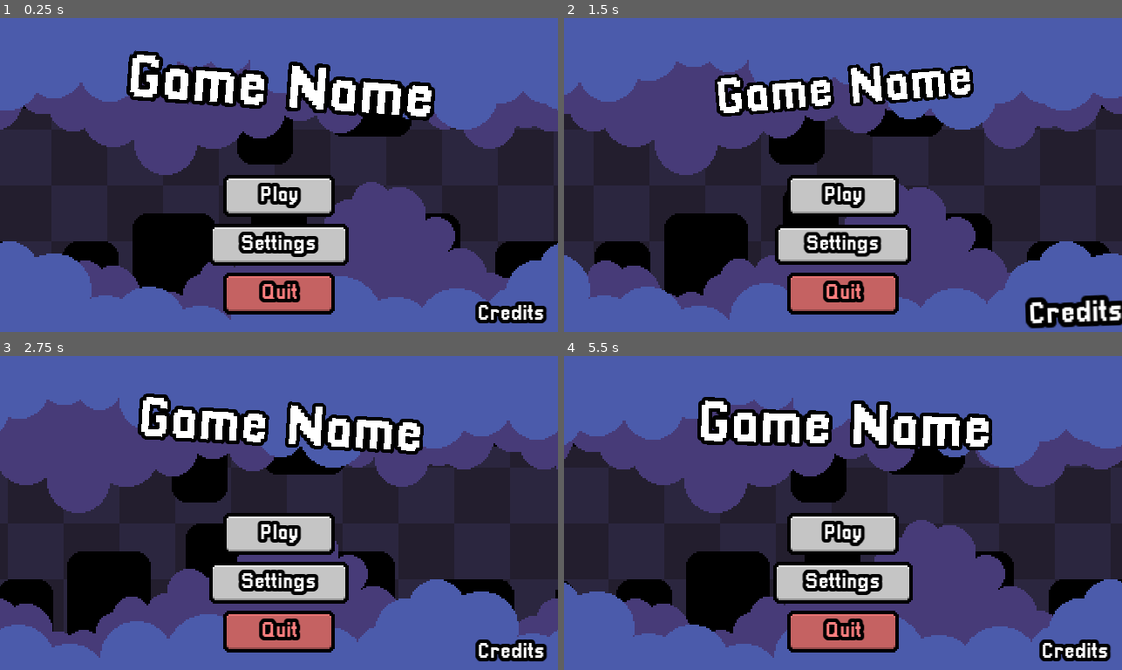
Above: before the commit, frames 1-4 (two rows, left to right).
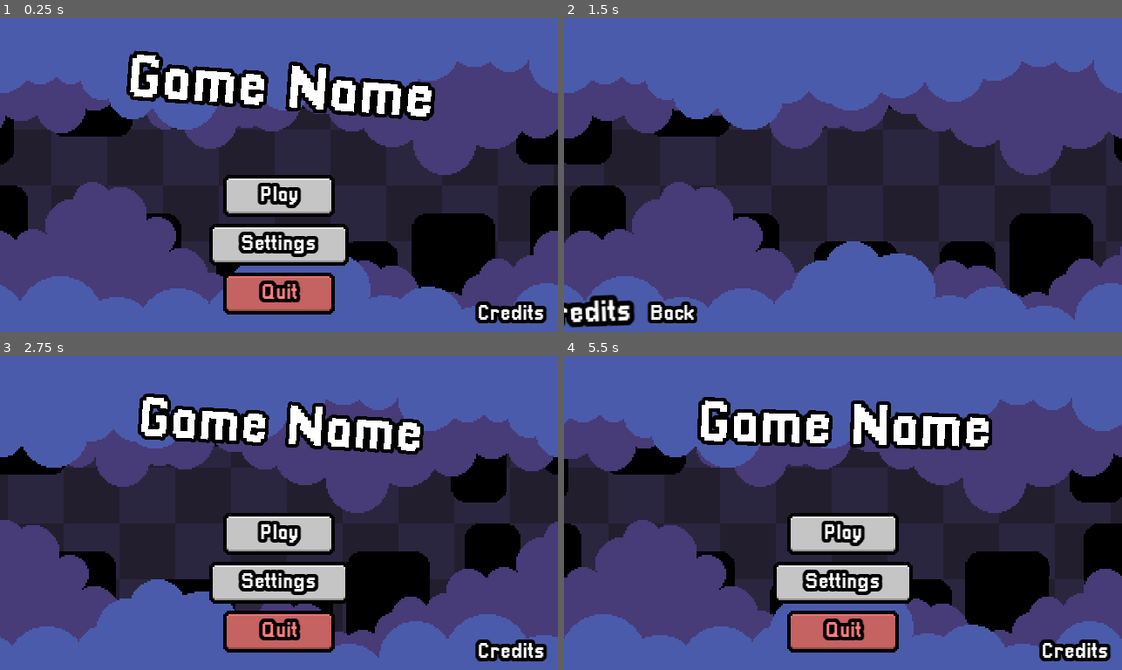
Above: after the commit, the same moments.

Repository: tossudev/godot-main-menu
Game: Godot game, scene res://scenes/main_menu.tscn
The game is run twice, just before and just after one commit, with the same random seed, the same clock (stepped at 60 frames per second) and the same inputs.
Inputs (mouse positions are in pixels of both pictures, inside the frame that each line leads up to):
- Up to frame 1 (0.25 s): no input
- Up to frame 2 (1.5 s): click (843, 244) at 0.5 s; click (1071, 313) at 1.25 s
- Up to frame 3 (2.75 s): click (44, 651) at 2.02 s
- Up to frame 4 (5.5 s): click (843, 534) at 2.75 s; click (843, 534) at 3.5 s; click (843, 534) at 4.25 s; move the mouse to (965, 497) at 5.02 s

The runs differ from the first frame. In frame 1, 33% of the frame differs, in the area x 0-100%, y 13-97%; in frame 2, 50%, in the area x 0-100%, y 13-99%; in frame 3, 33%; in frame 4, 33%.

Commit message:
Simplified menu scripts, added camera transition

Diff:
--- a/scenes/main_menu.tscn
+++ b/scenes/main_menu.tscn
@@ -1,16 +1,17 @@
 [gd_scene load_steps=10 format=3 uid="uid://w8fhk5w0x1xg"]
 
+[ext_resource type="Script" path="res://scripts/main_menu/main_menu.gd" id="1_ek0oj"]
 [ext_resource type="Script" path="res://scripts/main_menu/background.gd" id="1_u6nw0"]
 [ext_resource type="Texture2D" uid="uid://dys5n8g4utvmp" path="res://assets/textures/background/background_l1.png" id="2_bdgrh"]
 [ext_resource type="Texture2D" uid="uid://bekf6ys7nbiu4" path="res://assets/textures/background/background_l2.png" id="3_dtnan"]
 [ext_resource type="Texture2D" uid="uid://bbmry1cv12he" path="res://assets/textures/background/background_l3.png" id="4_xuvvs"]
 [ext_resource type="Texture2D" uid="uid://cnynn1ddcmt1y" path="res://assets/textures/background/background_l4.png" id="5_vjsx6"]
-[ext_resource type="Script" path="res://scripts/main_menu/menu_main.gd" id="6_e7uhl"]
 [ext_resource type="Texture2D" uid="uid://bgxgcipyxn5ct" path="res://assets/textures/ui/ninepatch.png" id="6_rq5mk"]
 [ext_resource type="FontFile" uid="uid://ceksqams405ke" path="res://assets/font/Pixellari.ttf" id="7_k8eq1"]
 [ext_resource type="Script" path="res://scripts/main_menu/animation_controller.gd" id="8_6ois2"]
 
 [node name="Menu" type="Node2D"]
+script = ExtResource("1_ek0oj")
 
 [node name="Background" type="Node2D" parent="."]
 script = ExtResource("1_u6nw0")
@@ -20,35 +21,36 @@
 texture_repeat = 2
 texture = ExtResource("2_bdgrh")
 region_enabled = true
-region_rect = Rect2(0, 0, 960, 180)
+region_rect = Rect2(0, 0, 1920, 540)
 
 [node name="Layer2" type="Sprite2D" parent="Background"]
 texture_filter = 1
 texture_repeat = 2
 texture = ExtResource("3_dtnan")
 region_enabled = true
-region_rect = Rect2(0, 0, 960, 180)
+region_rect = Rect2(0, 0, 1920, 540)
 
 [node name="Layer3" type="Sprite2D" parent="Background"]
 texture_filter = 1
 texture_repeat = 2
 texture = ExtResource("4_xuvvs")
 region_enabled = true
-region_rect = Rect2(0, 0, 960, 180)
+region_rect = Rect2(0, 0, 1920, 540)
 
 [node name="Layer4" type="Sprite2D" parent="Background"]
 texture_filter = 1
 texture_repeat = 2
 texture = ExtResource("5_vjsx6")
 region_enabled = true
-region_rect = Rect2(0, 0, 960, 180)
+region_rect = Rect2(0, 0, 1920, 540)
 
 [node name="Camera" type="Camera2D" parent="."]
 
-[node name="Main" type="Node2D" parent="."]
-script = ExtResource("6_e7uhl")
-
-[node name="Title" type="Label" parent="Main"]
+[node name="Menus" type="Node2D" parent="."]
+
+[node name="Main" type="Node2D" parent="Menus"]
+
+[node name="Title" type="Label" parent="Menus/Main"]
 texture_filter = 1
 offset_left = -128.0
 offset_top = -72.0
@@ -63,7 +65,7 @@
 horizontal_alignment = 1
 vertical_alignment = 1
 
-[node name="Buttons" type="Control" parent="Main"]
+[node name="Buttons" type="Control" parent="Menus/Main"]
 layout_mode = 3
 anchors_preset = 0
 offset_left = -64.0
@@ -71,7 +73,7 @@
 offset_right = 64.0
 offset_bottom = 88.0
 
-[node name="ButtonPlay" type="Button" parent="Main/Buttons" groups=["buttons"]]
+[node name="ButtonPlay" type="Button" parent="Menus/Main/Buttons" groups=["buttons"]]
 self_modulate = Color(1, 1, 1, 0)
 layout_mode = 2
 offset_left = 32.0
@@ -79,13 +81,13 @@
 offset_right = 96.0
 offset_bottom = 32.0
 
-[node name="Contents" type="Control" parent="Main/Buttons/ButtonPlay"]
-anchors_preset = 0
-offset_right = 64.0
-offset_bottom = 24.0
-mouse_filter = 2
-
-[node name="Background" type="NinePatchRect" parent="Main/Buttons/ButtonPlay/Contents"]
+[node name="Contents" type="Control" parent="Menus/Main/Buttons/ButtonPlay"]
+anchors_preset = 0
+offset_right = 64.0
+offset_bottom = 24.0
+mouse_filter = 2
+
+[node name="Background" type="NinePatchRect" parent="Menus/Main/Buttons/ButtonPlay/Contents"]
 self_modulate = Color(0.9, 0.9, 0.9, 1)
 texture_filter = 1
 layout_mode = 0
@@ -97,7 +99,7 @@
 patch_margin_right = 4
 patch_margin_bottom = 4
 
-[node name="Text" type="Label" parent="Main/Buttons/ButtonPlay/Contents"]
+[node name="Text" type="Label" parent="Menus/Main/Buttons/ButtonPlay/Contents"]
 layout_mode = 0
 offset_right = 64.0
 offset_bottom = 24.0
@@ -109,7 +111,7 @@
 horizontal_alignment = 1
 vertical_alignment = 1
 
-[node name="ButtonSettings" type="Button" parent="Main/Buttons" groups=["buttons"]]
+[node name="ButtonSettings" type="Button" parent="Menus/Main/Buttons" groups=["buttons"]]
 self_modulate = Color(1, 1, 1, 0)
 layout_mode = 2
 offset_left = 24.0
@@ -117,13 +119,13 @@
 offset_right = 104.0
 offset_bottom = 60.0
 
-[node name="Contents" type="Control" parent="Main/Buttons/ButtonSettings"]
+[node name="Contents" type="Control" parent="Menus/Main/Buttons/ButtonSettings"]
 anchors_preset = 0
 offset_right = 80.0
 offset_bottom = 24.0
 mouse_filter = 2
 
-[node name="Background" type="NinePatchRect" parent="Main/Buttons/ButtonSettings/Contents"]
+[node name="Background" type="NinePatchRect" parent="Menus/Main/Buttons/ButtonSettings/Contents"]
 self_modulate = Color(0.9, 0.9, 0.9, 1)
 texture_filter = 1
 layout_mode = 0
@@ -135,7 +137,7 @@
 patch_margin_right = 4
 patch_margin_bottom = 4
 
-[node name="Text" type="Label" parent="Main/Buttons/ButtonSettings/Contents"]
+[node name="Text" type="Label" parent="Menus/Main/Buttons/ButtonSettings/Contents"]
 layout_mode = 0
 offset_right = 80.0
 offset_bottom = 24.0
@@ -147,7 +149,7 @@
 horizontal_alignment = 1
 vertical_alignment = 1
 
-[node name="ButtonQuit" type="Button" parent="Main/Buttons" groups=["buttons"]]
+[node name="ButtonQuit" type="Button" parent="Menus/Main/Buttons" groups=["buttons"]]
 self_modulate = Color(1, 1, 1, 0)
 layout_mode = 2
 offset_left = 32.0
@@ -155,13 +157,13 @@
 offset_right = 96.0
 offset_bottom = 88.0
 
-[node name="Contents" type="Control" parent="Main/Buttons/ButtonQuit"]
-anchors_preset = 0
-offset_right = 64.0
-offset_bottom = 24.0
-mouse_filter = 2
-
-[node name="Background" type="NinePatchRect" parent="Main/Buttons/ButtonQuit/Contents"]
+[node name="Contents" type="Control" parent="Menus/Main/Buttons/ButtonQuit"]
+anchors_preset = 0
+offset_right = 64.0
+offset_bottom = 24.0
+mouse_filter = 2
+
+[node name="Background" type="NinePatchRect" parent="Menus/Main/Buttons/ButtonQuit/Contents"]
 self_modulate = Color(0.9, 0.45, 0.45, 1)
 texture_filter = 1
 layout_mode = 0
@@ -173,7 +175,7 @@
 patch_margin_right = 4
 patch_margin_bottom = 4
 
-[node name="Text" type="Label" parent="Main/Buttons/ButtonQuit/Contents"]
+[node name="Text" type="Label" parent="Menus/Main/Buttons/ButtonQuit/Contents"]
 layout_mode = 0
 offset_right = 64.0
 offset_bottom = 24.0
@@ -186,7 +188,7 @@
 horizontal_alignment = 1
 vertical_alignment = 1
 
-[node name="ButtonCredits" type="Button" parent="Main/Buttons" groups=["buttons"]]
+[node name="ButtonCredits" type="Button" parent="Menus/Main/Buttons" groups=["buttons"]]
 self_modulate = Color(1, 1, 1, 0)
 layout_mode = 2
 offset_left = 168.0
@@ -194,13 +196,13 @@
 offset_right = 224.0
 offset_bottom = 96.0
 
-[node name="Contents" type="Control" parent="Main/Buttons/ButtonCredits"]
+[node name="Contents" type="Control" parent="Menus/Main/Buttons/ButtonCredits"]
 anchors_preset = 0
 offset_right = 56.0
 offset_bottom = 16.0
 mouse_filter = 2
 
-[node name="Text" type="Label" parent="Main/Buttons/ButtonCredits/Contents"]
+[node name="Text" type="Label" parent="Menus/Main/Buttons/ButtonCredits/Contents"]
 layout_mode = 0
 offset_left = -8.0
 offset_right = 48.0
@@ -213,7 +215,42 @@
 horizontal_alignment = 2
 vertical_alignment = 1
 
+[node name="Credits" type="Node2D" parent="Menus"]
+position = Vector2(320, 0)
+
+[node name="CameraEditorReference" type="Camera2D" parent="Menus/Credits"]
+enabled = false
+
+[node name="ButtonBack" type="Button" parent="Menus/Credits" groups=["buttons"]]
+self_modulate = Color(1, 1, 1, 0)
+offset_left = -152.0
+offset_top = 72.0
+offset_right = -120.0
+offset_bottom = 88.0
+
+[node name="Contents" type="Control" parent="Menus/Credits/ButtonBack"]
+anchors_preset = 0
+offset_right = 32.0
+offset_bottom = 16.0
+mouse_filter = 2
+
+[node name="Text" type="Label" parent="Menus/Credits/ButtonBack/Contents"]
+layout_mode = 0
+offset_right = 32.0
+offset_bottom = 16.0
+theme_override_colors/font_outline_color = Color(0, 0, 0, 1)
+theme_override_constants/outline_size = 8
+theme_override_fonts/font = ExtResource("7_k8eq1")
+theme_override_font_sizes/font_size = 12
+text = "Back"
+horizontal_alignment = 1
+vertical_alignment = 1
+
 [node name="AnimationController" type="Node" parent="."]
 script = ExtResource("8_6ois2")
-
-[connection signal="pressed" from="Main/Buttons/ButtonPlay" to="Main" method="_on_button_play_pressed"]
+do_title_animation = true
+title_node_path = NodePath("../Menus/Main/Title")
+
+[connection signal="pressed" from="Menus/Main/Buttons/ButtonPlay" to="." method="_on_button_play_pressed"]
+[connection signal="pressed" from="Menus/Main/Buttons/ButtonCredits" to="." method="_on_button_credits_pressed"]
+[connection signal="pressed" from="Menus/Credits/ButtonBack" to="." method="_on_button_back_pressed"]
--- a/scripts/main_menu/animation_controller.gd
+++ b/scripts/main_menu/animation_controller.gd
@@ -1,4 +1,7 @@
 extends Node
+
+@export var do_title_animation: bool = false
+@export var title_node_path: NodePath
 
 const GROUP_BUTTONS: String = "buttons"
 
@@ -11,14 +14,34 @@
 	"rotation_pressed" : 0.1,
 	"time" : 1.2,
 }
+const ANIM_VALUES_TITLE: Dictionary = {
+	"scale_time" : 1.75,			# Time multiplier for animation
+	"scale_amount" : 0.1,			# Scale multiplier for animation
+	"scale_amount_offset" : 1.0,	# Scale offset from 0.0
+
+	"rotation_time" : 2.0,			# Time multiplier for animation
+	"rotation_amount" : 0.08,		# Rotation multiplier for animation
+}
 
 # Object references
 var button_nodes: Array = []
+var title_node: Object
+
+var time_elapsed: float = 0.0
 
 
 func _ready() -> void:
 	_get_node_references()
 	_connect_signals()
+
+	if do_title_animation:
+		title_node = get_node(title_node_path)
+
+
+func _process(delta):
+	time_elapsed += delta
+	if do_title_animation:
+		_do_title_spin()
 
 
 # Get all node references
@@ -45,6 +68,20 @@
 				_on_button_down.bind(button_node))
 		button_node.button_up.connect(
 				_on_button_up.bind(button_node))
+
+
+func _do_title_spin() -> void:
+	var title_scale: float = (
+		cos(time_elapsed * ANIM_VALUES_TITLE.scale_time
+		) * ANIM_VALUES_TITLE.scale_amount
+		) + ANIM_VALUES_TITLE.scale_amount_offset
+
+	var title_rotation: float = cos(
+		time_elapsed * ANIM_VALUES_TITLE.rotation_time
+		) * ANIM_VALUES_TITLE.rotation_amount
+
+	title_node.scale = Vector2(title_scale, title_scale)
+	title_node.rotation = title_rotation
 
 
 # Object animation creates a tween between from and to using the type prompted.
--- /dev/null
+++ b/scripts/main_menu/main_menu.gd
@@ -0,0 +1,49 @@
+extends Node2D
+
+const CAMERA_TRANSITION_TIME: float = 0.6
+
+# Node references
+@onready var camera_node: Camera2D = $Camera
+
+var time_elapsed: float = 0.0
+
+
+func move_camera(to: String) -> void:
+	var new_menu: Object
+	var new_menu_position: Vector2
+
+	match to:
+		"Main":
+			new_menu = $Menus/Main
+		"Credits":
+			new_menu = $Menus/Credits
+
+	new_menu_position = new_menu.position
+
+	_transition_camera(new_menu_position)
+
+
+# Create animation for camera transition.
+func _transition_camera(pos: Vector2) -> void:
+	var tween = get_tree().create_tween()
+	tween.tween_property(
+			camera_node,
+			"position",
+			pos,
+			CAMERA_TRANSITION_TIME
+		).set_trans(Tween.TRANS_EXPO
+		).set_ease(Tween.EASE_OUT)
+
+
+# Signals
+
+func _on_button_play_pressed():
+	SceneChanger.change_scene("res://scenes/main_menu.tscn")
+
+
+func _on_button_credits_pressed():
+	move_camera("Credits")
+
+
+func _on_button_back_pressed():
+	move_camera("Main")
--- a/scripts/main_menu/menu_main.gd
+++ /dev/null
@@ -1,41 +0,0 @@
-extends Node2D
-
-const ANIM_VALUES_TITLE: Dictionary = {
-	"scale_time" : 1.75,			# Time multiplier for animation
-	"scale_amount" : 0.1,			# Scale multiplier for animation
-	"scale_amount_offset" : 1.0,	# Scale offset from 0.0
-
-	"rotation_time" : 2.0,			# Time multiplier for animation
-	"rotation_amount" : 0.08,		# Rotation multiplier for animation
-}
-
-# Node references
-@onready var title_node: Object = $Title
-
-var time_elapsed: float = 0.0
-
-
-func _process(delta):
-	time_elapsed += delta
-	_do_title_spin()
-
-
-func _do_title_spin() -> void:
-	var title_scale: float = (
-		cos(time_elapsed * ANIM_VALUES_TITLE.scale_time
-		) * ANIM_VALUES_TITLE.scale_amount
-		) + ANIM_VALUES_TITLE.scale_amount_offset
-
-	var title_rotation: float = cos(
-		time_elapsed * ANIM_VALUES_TITLE.rotation_time
-		) * ANIM_VALUES_TITLE.rotation_amount
-
-	title_node.scale = Vector2(title_scale, title_scale)
-	title_node.rotation = title_rotation
-
-
-
-# Signals
-
-func _on_button_play_pressed():
-	SceneChanger.change_scene("res://scenes/main_menu.tscn")
--- a/scripts/scene_changer.gd
+++ b/scripts/scene_changer.gd
@@ -1,14 +1,14 @@
 extends CanvasLayer
 
 const TRANSITION_TIME: float = 1.0
+
+var transition_playing: bool = false
 
 # Node References
 @onready var transition_nodes: Array = [
 	$TransitionIn,
 	$TransitionOut
 ]
-
-var transition_playing: bool = false
 
 
 # Change scene to filepath, do transition animation.
